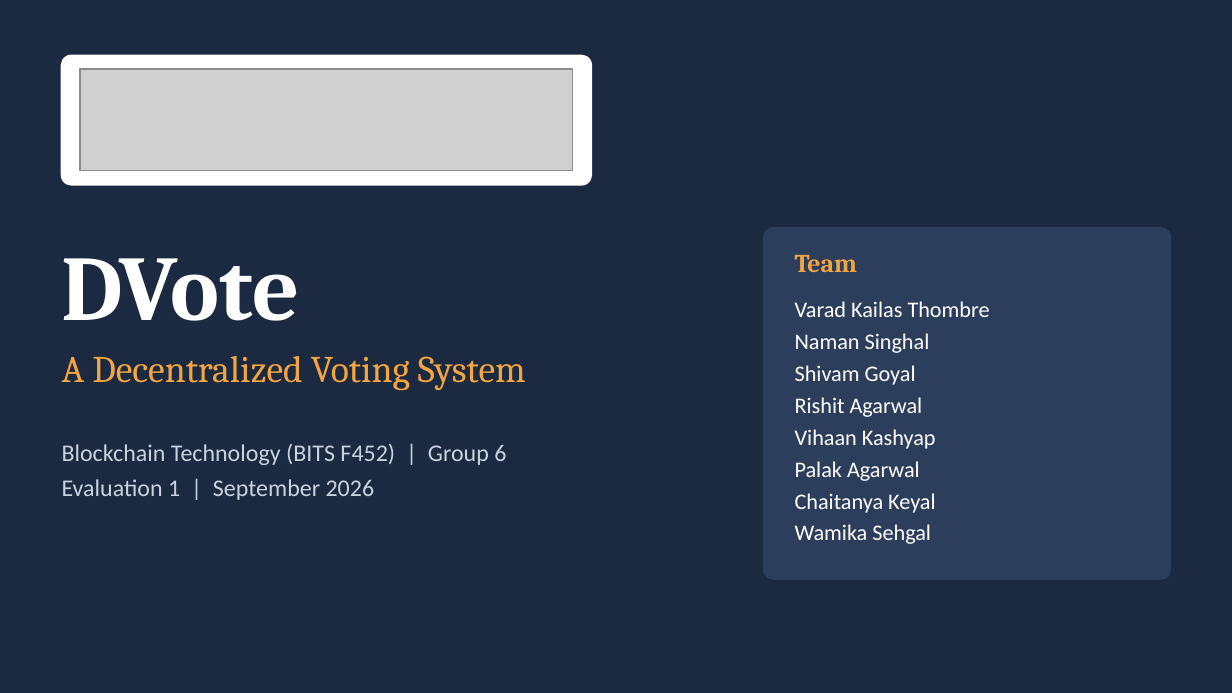
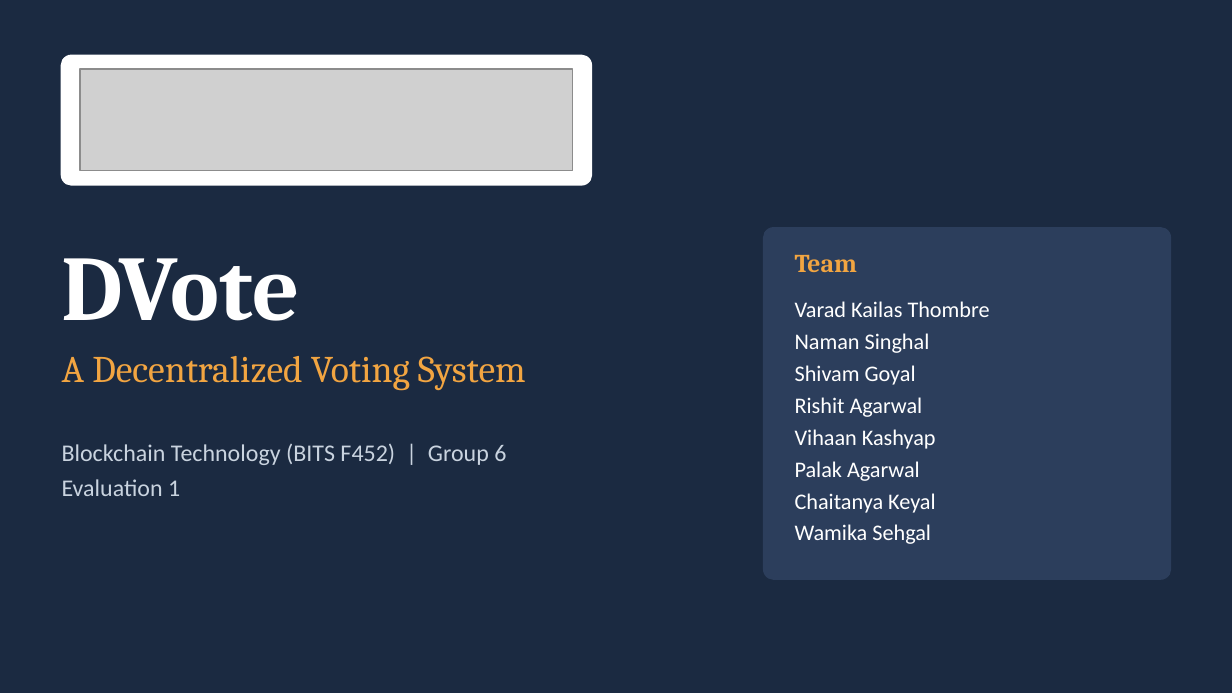
Before and after one commit to Chaitanya-Keyal/decentralized-voting-system, a slide deck: slide 1 of reports/eval1-slides.pptx. Drawn at 1232x693 pixels with LibreOffice and Linux fonts; fonts in the diff are those of the drawing; grey boxes stand for pictures. Boxes give left, top, right and bottom in pixels: in the first picture for what was removed or moved away, otherwise in the second. Text is boxed around its words. In the diff, an @@ line names an element or a change of style, - is before the commit and + after.

```diff
--- a/reports/eval1-slides.pptx
+++ b/reports/eval1-slides.pptx
@@ text at [62,479,180,496]: text changed @@
-Evaluation 1 | September 2026
+Evaluation 1
```
Also in this commit, not shown: 5 other slides changed, 1 slide added, 1 slide removed, 1 other file.
